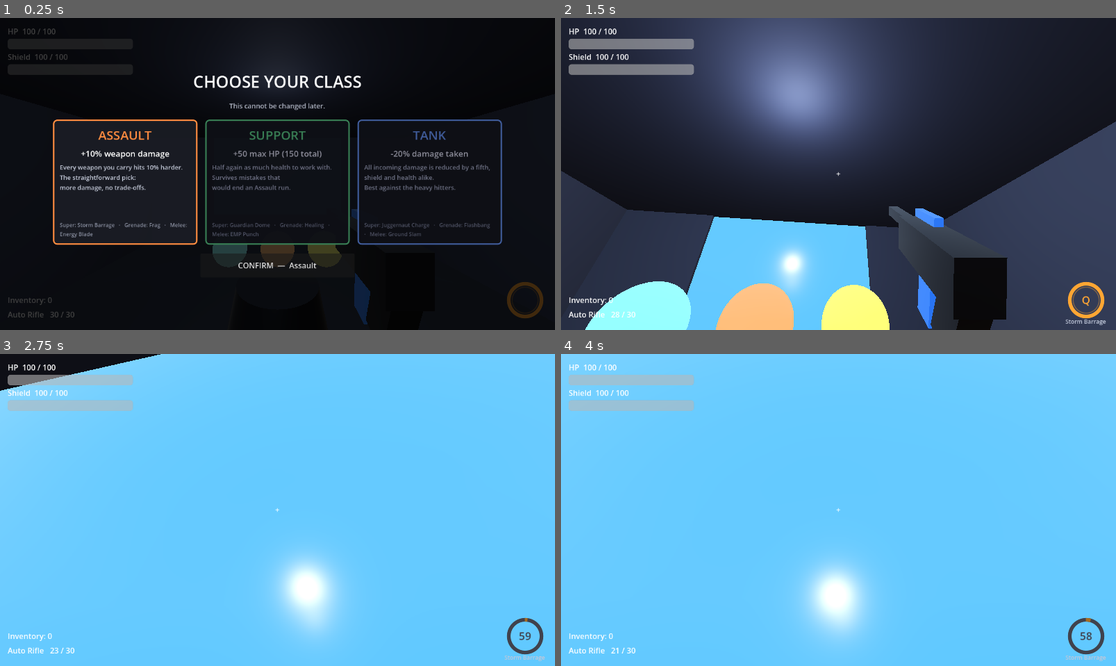
Above: before the commit, frames 1-4 (two rows, left to right).
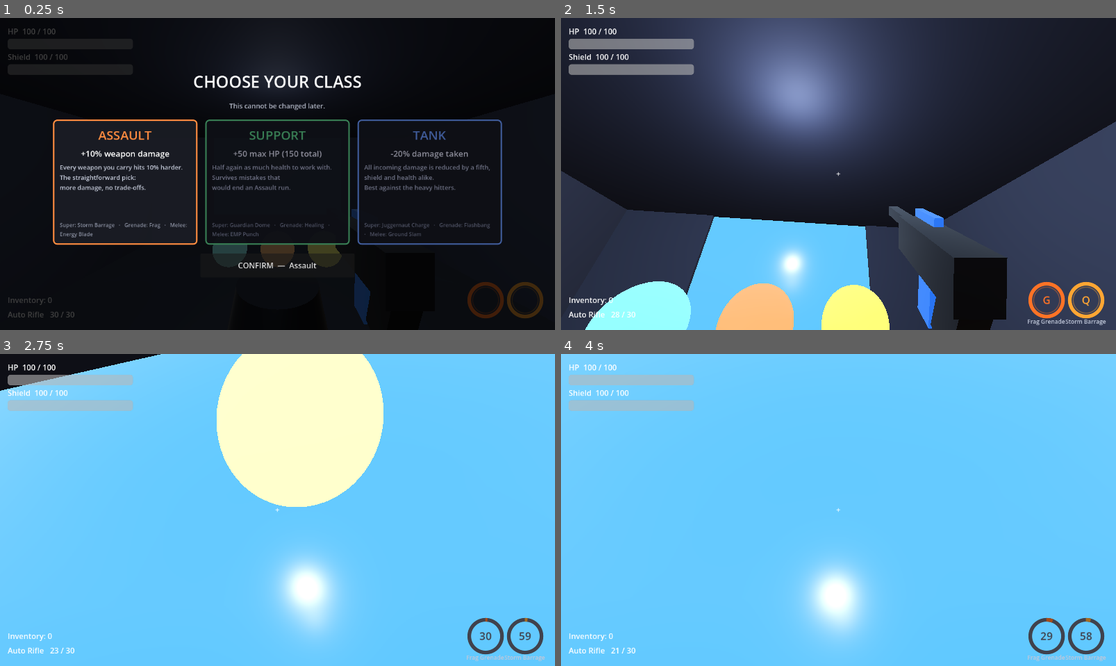
Above: after the commit, the same moments.

Repository: vasilisbit/The_Risen
Game: Godot game, scene res://scenes/hub/hub.tscn
The game is run twice, just before and just after one commit, with the same random seed, the same clock (stepped at 60 frames per second) and the same inputs.
Inputs (mouse positions are in pixels of both pictures, inside the frame that each line leads up to):
- Up to frame 1 (0.25 s): no input
- Up to frame 2 (1.5 s): click "CONFIRM — Assault" at 0.5 s; tap Enter at 1.25 s; move the mouse to (866, 174) at 1.27 s; press the mouse at (866, 174) at 1.28 s; hold W (move_forward) from 1.28 s (still down)
- Up to frame 3 (2.75 s): keep holding W (move_forward); tap Space (jump) at 1.52, 2.27 s; tap Q (super) at 1.55, 2.1 s; move the mouse to (249, 510) at 2.02 s; release the mouse at (249, 510) at 2.03 s; tap G (grenade, bound only after the commit) at 2.3 s
- Up to frame 4 (4 s): keep holding W (move_forward); move the mouse to (849, 503) at 2.77 s; hold G (grenade, bound only after the commit) 2.78-3.53 s; click (849, 503) at 3.05 s; move the mouse to (832, 516) at 3.52 s; click (832, 516) at 3.6 s; tap Space (jump) at 3.77 s; tap Q (super) at 3.8 s

The runs differ from the first frame. In frame 1, 0.2% of the frame differs, in the area x 84-91%, y 84-97%; in frame 2, 0.4%; in frame 3, 13%, in the area x 39-91%, y 0-99%; in frame 4, 0.3%.

Commit message:
feat(t-0024): Implement grenade system for the 3 classes
One GrenadeAbility throws for all three classes — the throw is identical and
only the payload differs, so the grenade script is data in CLASS_STATS rather
than three more Ability subclasses. It reads GRENADE_NAME / GRENADE_COLOR off
the payload, so each grenade owns its own presentation. 30 s cooldown, new
`grenade` input action bound to G.

Grenades are real RigidBody3D bodies, so the arc comes from the physics engine
and they bounce off geometry and roll down slopes on their own.

- Frag (Assault): 150 damage in a 4 m radius, flat across the radius rather
  than with falloff — same reasoning as the Exploder's hard-radius AoE.
- Healing (Support): a 5 m HealZone restoring 50 HP over 5 s. The card
  specifies a zone over time rather than the GDD's instant heal, so you have
  to hold the ground you threw it on. Capped at max HP including the Support
  class bonus, so it tops up to 150 rather than 100.
- Flashbang (Tank): blinds every enemy within 5 m for 5 s, no damage.

Blinded enemies use a new EnemyBase.stun(): they stop acting entirely but
still fall under gravity, so a flashbanged Rusher on a ledge doesn't hang in
mid-air. Each enemy subclass gained a two-line guard after its `_dead` check
(6 files) rather than being frozen with set_physics_process(false), which
would have stopped gravity too.

Ability gained a per-ability `cooldown_time` (supers keep 60 s, grenades use
30 s, melee will use 5 s) and an `input_prompt` for the HUD. The cooldown HUD
now supports multiple slots: the grenade ring sits left of the super ring.

Throw tuning is measured, not derived. At the first-pass 12 m/s the grenade
was still airborne at the fuse and "landed" 15.2 m out; at 0.35 bounce it then
rolled on to 13.4 m. Now 10.5 m/s with heavier damping: touches down at 8.5 m,
rolls 1.2 m, comes to rest at 9.7 m with a 3 m arc peak.

Note: GDScript forbids a subclass shadowing a parent constant, so the Grenade
base keeps its fallbacks as DEFAULT_NAME / DEFAULT_COLOR and only subclasses
declare GRENADE_NAME / GRENADE_COLOR.

Verified in-engine: each class gets its own grenade at 30 s with a G prompt
and its own HUD ring; Frag killed all 5 targets at 150 HP inside 4 m and left
one at 6 m untouched; Healing took the player 50 -> 60 -> 70 -> 80 -> 90 ->
100 across exactly 5 s; Flashbang blinded 3 enemies for 5 s with zero
horizontal drift (they were moving 1.5-2.2 m/s while chasing) and dealt no
damage; a second throw is refused during the cooldown; both HUD rings render
bottom-right without overlapping. Regressions re-tested: Rusher still closes
and hits for 150, Shooter still fires for 100, Ember Tyrant still transitions
to phase B and holds its shield against 99999 (and can itself be flashbanged
without losing phase state). Headless import clean.

Diff:
--- a/project.godot
+++ b/project.godot
@@ -103,3 +103,8 @@
 "events": [Object(InputEventKey,"resource_local_to_scene":false,"resource_name":"","device":-1,"window_id":0,"alt_press …(190 unchanged characters)…
 ]
 }
+grenade={
+"deadzone": 0.5,
+"events": [Object(InputEventKey,"resource_local_to_scene":false,"resource_name":"","device":-1,"window_id":0,"alt_pressed":false,"shift_pressed":false,"ctrl_pressed":false,"meta_pressed":false,"pressed":false,"keycode":71,"physical_keycode":0,"key_label":0,"unicode":0,"location":0,"echo":false,"script":null)
+]
+}
--- a/scripts/ability.gd
+++ b/scripts/ability.gd
@@ -12,9 +12,14 @@
 
 const COOLDOWN := 60.0            # s, all three supers (GDD §2.4)
 
-## Display name / colour used by the cooldown HUD.
+## Per-ability cooldown. Supers keep the 60 s default; grenades (T-0024) set
+## 30 s and melee (T-0025) 5 s, so the slots can't share one constant.
+var cooldown_time: float = COOLDOWN
+
+## Display name / colour / key prompt used by the cooldown HUD.
 var ability_name: String = "Super"
 var ability_color: Color = Color(1, 1, 1)
+var input_prompt: String = "Q"
 
 var _cooldown_left: float = 0.0
 
@@ -41,7 +46,9 @@
 
 ## 0.0 while fully on cooldown, 1.0 when ready — what the radial HUD fills to.
 func cooldown_fraction() -> float:
-	return 1.0 - (_cooldown_left / COOLDOWN)
+	if cooldown_time <= 0.0:
+		return 1.0
+	return 1.0 - (_cooldown_left / cooldown_time)
 
 
 ## Fire the super. Returns false (and does nothing) if still on cooldown, which
@@ -52,7 +59,7 @@
 		return false
 	if player == null or not is_instance_valid(player):
 		return false
-	_cooldown_left = COOLDOWN
+	_cooldown_left = cooldown_time
 	_execute()
 	activated.emit()
 	return true
--- a/scripts/ability_hud.gd
+++ b/scripts/ability_hud.gd
@@ -8,9 +8,13 @@
 const RADIUS := 34.0
 const THICKNESS := 7.0
 const MARGIN := Vector2(28, 28)
+const GAP := 14.0                 # horizontal space between adjacent rings
 const DIM := Color(0.25, 0.26, 0.30)
 
 var ability: Ability
+## Which slot this ring occupies, counting right-to-left from the corner:
+## 0 = super (rightmost), 1 = grenade, 2 = melee (T-0025).
+var slot: int = 0
 
 var _centre: Label
 var _name_label: Label
@@ -24,9 +28,10 @@
 	anchor_top = 1.0
 	anchor_right = 1.0
 	anchor_bottom = 1.0
-	offset_left = -(RADIUS * 2.0 + MARGIN.x)
+	var shift := float(slot) * (RADIUS * 2.0 + GAP)
+	offset_left = -(RADIUS * 2.0 + MARGIN.x) - shift
 	offset_top = -(RADIUS * 2.0 + MARGIN.y)
-	offset_right = -MARGIN.x
+	offset_right = -MARGIN.x - shift
 	offset_bottom = -MARGIN.y
 	mouse_filter = Control.MOUSE_FILTER_IGNORE
 	_build_labels()
@@ -37,10 +42,10 @@
 		visible = false
 		return
 	visible = true
-	# One centre label: the "Q" prompt when the super is usable, otherwise the
+	# One centre label: the key prompt when the ability is usable, otherwise the
 	# seconds remaining. Showing both at once just made them overlap.
 	var ready_now := ability.is_ready()
-	_centre.text = "Q" if ready_now else str(int(ceil(ability.cooldown_left())))
+	_centre.text = ability.input_prompt if ready_now else str(int(ceil(ability.cooldown_left())))
 	_centre.modulate = ability.ability_color if ready_now else DIM
 	_name_label.text = ability.ability_name
 	queue_redraw()
--- a/scripts/ember_tyrant.gd
+++ b/scripts/ember_tyrant.gd
@@ -90,6 +90,8 @@
 
 func _physics_process(delta: float) -> void:
 	if _dead or _state == State.DYING:
+		return
+	if _tick_stun(delta):
 		return
 	if not is_on_floor():
 		velocity.y -= _gravity * delta
--- a/scripts/enemy_base.gd
+++ b/scripts/enemy_base.gd
@@ -31,6 +31,8 @@
 
 var max_health: float = 100.0
 var health: float = 100.0
+## Seconds of Flashbang blindness left; while > 0 the enemy takes no actions.
+var stun_left: float = 0.0
 var _dead: bool = false
 var _player: Node3D = null
 var _gravity: float = ProjectSettings.get_setting("physics/3d/default_gravity", 9.8)
@@ -56,6 +58,31 @@
 func _halt_horizontal() -> void:
 	velocity.x = 0.0
 	velocity.z = 0.0
+
+
+## Blind/stun this enemy (Flashbang, T-0024). Takes the longer of the current
+## and new duration so a second flash can't cut an existing one short.
+func stun(seconds: float) -> void:
+	stun_left = maxf(stun_left, seconds)
+
+
+func is_stunned() -> bool:
+	return stun_left > 0.0
+
+
+## Advance the stun timer and hold the enemy in place. Returns true while the
+## caller should skip the rest of its _physics_process — subclasses call this
+## right after their `_dead` guard. Gravity still applies, so a stunned enemy
+## falls instead of hanging in mid-air.
+func _tick_stun(delta: float) -> bool:
+	if stun_left <= 0.0:
+		return false
+	stun_left = maxf(0.0, stun_left - delta)
+	if not is_on_floor():
+		velocity.y -= _gravity * delta
+	_halt_horizontal()
+	move_and_slide()
+	return true
 
 
 ## Horizontal steering direction toward a NavigationAgent3D waypoint. The
--- a/scripts/exploder.gd
+++ b/scripts/exploder.gd
@@ -49,6 +49,8 @@
 func _physics_process(delta: float) -> void:
 	_pulse(delta)
 	if _dead:
+		return
+	if _tick_stun(delta):
 		return
 	if not is_on_floor():
 		velocity.y -= _gravity * delta
--- /dev/null
+++ b/scripts/flash_grenade.gd
@@ -0,0 +1,39 @@
+class_name FlashGrenade
+extends Grenade
+
+## Tank grenade (T-0024, GDD §2.4): blinds every enemy within 5 m for 5 s and
+## deals no damage at all. Blinded enemies stop acting entirely (EnemyBase.stun)
+## — no chasing, aiming, shooting or detonating — but still fall under gravity,
+## so a flashbanged Rusher on a ledge doesn't hang in mid-air.
+
+const GRENADE_NAME := "Flashbang"
+const GRENADE_COLOR := Color(1.0, 0.97, 0.75)
+
+const BLIND_DURATION := 5.0
+const RADIUS := 5.0
+
+## How many enemies the last detonation blinded — exposed for tests.
+var blinded: int = 0
+
+
+func _detonate() -> void:
+	blinded = 0
+	for e in _enemies_in(RADIUS):
+		if e.has_method("stun"):
+			e.stun(BLIND_DURATION)
+			blinded += 1
+	_burst(global_position, GRENADE_COLOR, RADIUS * 2.0, 0.25)
+	_flash_screen()
+
+
+## A brief white bloom at the blast, standing in for a real screen flash.
+func _flash_screen() -> void:
+	var light := OmniLight3D.new()
+	light.omni_range = RADIUS * 3.0
+	light.light_energy = 8.0
+	light.light_color = GRENADE_COLOR
+	_host().add_child(light)
+	light.global_position = global_position + Vector3(0, 0.5, 0)
+	var tw := light.create_tween()
+	tw.tween_property(light, "light_energy", 0.0, 0.5)
+	tw.tween_callback(light.queue_free)
--- /dev/null
+++ b/scripts/frag_grenade.gd
@@ -0,0 +1,21 @@
+class_name FragGrenade
+extends Grenade
+
+## Assault grenade (T-0024, GDD §2.4): 150 damage in a 4 m radius.
+## Flat damage across the radius rather than falloff — same reasoning as the
+## Exploder's hard-radius AoE: deterministic and testable, and at 4 m there is
+## not enough room for falloff to read as anything but inconsistency.
+
+const GRENADE_NAME := "Frag Grenade"
+const GRENADE_COLOR := Color(1.0, 0.45, 0.15)
+
+const DAMAGE := 150.0
+const RADIUS := 4.0
+
+
+func _detonate() -> void:
+	var here := global_position
+	for e in _enemies_in(RADIUS):
+		if e.has_method("take_damage"):
+			e.take_damage(DAMAGE)
+	_burst(here, GRENADE_COLOR, RADIUS * 2.0, 0.35)
--- /dev/null
+++ b/scripts/grenade.gd
@@ -0,0 +1,158 @@
+class_name Grenade
+extends RigidBody3D
+
+## Base thrown grenade (T-0024). A real RigidBody3D so the throw follows a
+## physics arc and bounces off geometry, rather than a scripted parabola.
+## Subclasses (frag / healing / flash) declare their identity through the
+## constants below and implement _detonate().
+##
+## The ability that throws these reads GRENADE_NAME / GRENADE_COLOR off the
+## subclass, so the payload owns its own presentation. Those two names are
+## declared ONLY in subclasses — GDScript forbids shadowing a parent constant,
+## so the base keeps its fallbacks under different names.
+
+const DEFAULT_NAME := "Grenade"
+const DEFAULT_COLOR := Color(0.8, 0.8, 0.8)
+
+const FUSE := 1.5                 # s from throw to detonation
+const BODY_RADIUS := 0.16
+const MASS := 0.6
+## Bounce/roll: lively enough to skip off a wall, damped enough to settle near
+## where it lands. At 0.35 bounce / 0.6 friction a level throw touched down at
+## ~10 m and then rolled on to 13.4 m, which made placement guesswork.
+const BOUNCE := 0.12
+const FRICTION := 1.0
+const ANGULAR_DAMP := 5.0
+const LINEAR_DAMP := 0.5
+
+var _fuse_left: float = FUSE
+var _detonated: bool = false
+var _mat: StandardMaterial3D
+
+
+func _ready() -> void:
+	add_to_group("grenade")
+	mass = MASS
+	# Collide with the world (layer 1) but sit on its own layer so the
+	# grenade can never be shot or targeted like an enemy.
+	collision_layer = 0
+	collision_mask = 1
+	continuous_cd = true           # a fast throw must not tunnel through walls
+	angular_damp = ANGULAR_DAMP
+	linear_damp = LINEAR_DAMP
+	_build_body()
+
+
+func _physics_process(delta: float) -> void:
+	if _detonated:
+		return
+	_fuse_left -= delta
+	_pulse()
+	if _fuse_left <= 0.0:
+		detonate()
+
+
+## Launch along `dir` at `speed`. Called by the throwing ability.
+func throw(from: Vector3, dir: Vector3, speed: float) -> void:
+	global_position = from
+	linear_velocity = dir.normalized() * speed
+	# A little spin so it visibly tumbles through the arc.
+	angular_velocity = Vector3(randf_range(-6, 6), randf_range(-6, 6), randf_range(-6, 6))
+
+
+## Fire the effect once, then clean up. Public so tests can trigger it early.
+func detonate() -> void:
+	if _detonated:
+		return
+	_detonated = true
+	_detonate()
+	queue_free()
+
+
+## Subclass hook — the actual effect, at global_position.
+func _detonate() -> void:
+	pass
+
+
+# --- shared helpers ---------------------------------------------------------
+
+func _host() -> Node:
+	var host := get_tree().current_scene
+	return host if host != null else get_tree().root
+
+
+## Living enemies within `radius` of this grenade.
+func _enemies_in(radius: float) -> Array:
+	var found: Array = []
+	var here := global_position
+	for e in get_tree().get_nodes_in_group("enemy"):
+		if not is_instance_valid(e) or not (e is Node3D):
+			continue
+		if (e as Node3D).global_position.distance_to(here) <= radius:
+			found.append(e)
+	return found
+
+
+func _build_body() -> void:
+	var col := CollisionShape3D.new()
+	var shape := SphereShape3D.new()
+	shape.radius = BODY_RADIUS
+	col.shape = shape
+	add_child(col)
+
+	var phys := PhysicsMaterial.new()
+	phys.bounce = BOUNCE
+	phys.friction = FRICTION
+	physics_material_override = phys
+
+	var mi := MeshInstance3D.new()
+	var sphere := SphereMesh.new()
+	sphere.radius = BODY_RADIUS
+	sphere.height = BODY_RADIUS * 2.0
+	mi.mesh = sphere
+	_mat = StandardMaterial3D.new()
+	_mat.albedo_color = _colour().darkened(0.5)
+	_mat.emission_enabled = true
+	_mat.emission = _colour()
+	_mat.emission_energy_multiplier = 1.5
+	mi.material_override = _mat
+	add_child(mi)
+
+
+## Blink faster as the fuse runs down, so the throw is readable in flight.
+func _pulse() -> void:
+	if _mat == null:
+		return
+	var t := 1.0 - clampf(_fuse_left / FUSE, 0.0, 1.0)
+	var rate := lerpf(4.0, 18.0, t)
+	var wave := 0.5 + 0.5 * sin(_fuse_left * rate)
+	_mat.emission_energy_multiplier = lerpf(1.0, 5.0, wave)
+
+
+## Subclasses declare GRENADE_COLOR; read it off the actual script.
+func _colour() -> Color:
+	var c: Variant = get_script().get_script_constant_map().get("GRENADE_COLOR", DEFAULT_COLOR)
+	return c if c is Color else DEFAULT_COLOR
+
+
+## Expanding translucent sphere marking the effect radius.
+func _burst(at: Vector3, color: Color, size: float, time: float) -> void:
+	var vfx := MeshInstance3D.new()
+	var sphere := SphereMesh.new()
+	sphere.radius = 0.5
+	sphere.height = 1.0
+	vfx.mesh = sphere
+	var m := StandardMaterial3D.new()
+	m.albedo_color = Color(color, 0.6)
+	m.emission_enabled = true
+	m.emission = color
+	m.emission_energy_multiplier = 4.5
+	m.transparency = BaseMaterial3D.TRANSPARENCY_ALPHA
+	vfx.material_override = m
+	_host().add_child(vfx)
+	vfx.global_position = at
+	vfx.scale = Vector3.ONE * 0.3
+	var tw := vfx.create_tween()
+	tw.tween_property(vfx, "scale", Vector3.ONE * size, time)
+	tw.parallel().tween_property(m, "albedo_color:a", 0.0, time)
+	tw.tween_callback(vfx.queue_free)
--- /dev/null
+++ b/scripts/grenade_ability.gd
@@ -0,0 +1,76 @@
+class_name GrenadeAbility
+extends Ability
+
+## Grenade throw (T-0024). One ability for all three classes — the throw is
+## identical, only the payload differs, so the class picks a grenade script and
+## this reads the payload's own GRENADE_NAME / GRENADE_COLOR for the HUD.
+##
+## 30 s cooldown, bound to G. The grenade is a real RigidBody3D launched with an
+## impulse, so the arc comes from the physics engine rather than a scripted
+## parabola — it bounces off walls and rolls down slopes on its own.
+
+const GRENADE_COOLDOWN := 30.0
+
+## Tuned in-engine so a level throw LANDS ~10 m away (card: "τόξο 10m") with
+## roughly 20 degrees of loft, touching down around 1.0 s — comfortably inside
+## the 1.5 s fuse, so the grenade comes to rest near the target instead of
+## airbursting mid-arc. The first pass at 12 m/s was still flying at the fuse
+## and "landed" 15 m out.
+const THROW_SPEED := 10.5
+const THROW_LOFT := 0.36          # upward component added to the aim direction
+const MUZZLE_FORWARD := 0.6       # spawn ahead of the camera, not inside it
+
+## Path to the Grenade subclass this class throws. Set by the Guardian.
+var grenade_script: String = ""
+
+
+func _init() -> void:
+	cooldown_time = GRENADE_COOLDOWN
+	ability_name = "Grenade"
+	ability_color = Color(0.8, 0.8, 0.8)
+	input_prompt = "G"
+
+
+## Pull the payload's identity into the HUD. Called after grenade_script is set.
+func refresh_identity() -> void:
+	var script := load(grenade_script) if grenade_script != "" else null
+	if script == null:
+		return
+	var consts: Dictionary = script.get_script_constant_map()
+	ability_name = String(consts.get("GRENADE_NAME", "Grenade"))
+	var c: Variant = consts.get("GRENADE_COLOR", ability_color)
+	if c is Color:
+		ability_color = c
+
+
+func _execute() -> void:
+	var script := load(grenade_script) if grenade_script != "" else null
+	if script == null:
+		return
+	var g := script.new() as Grenade
+	if g == null:
+		return
+	_host().add_child(g)
+	var from := _throw_origin()
+	g.throw(from, _throw_dir(), THROW_SPEED)
+
+
+## Throw from the camera so the arc starts where the player is looking, not
+## from the body's feet.
+func _throw_origin() -> Vector3:
+	var cam := _camera()
+	if cam == null:
+		return player.global_position + Vector3(0, 1.5, 0)
+	return cam.global_position + (-cam.global_transform.basis.z) * MUZZLE_FORWARD
+
+
+func _throw_dir() -> Vector3:
+	var cam := _camera()
+	var forward := -cam.global_transform.basis.z if cam != null else -player.global_transform.basis.z
+	return (forward + Vector3.UP * THROW_LOFT).normalized()
+
+
+func _camera() -> Camera3D:
+	if player == null or not is_instance_valid(player):
+		return null
+	return player.get_node_or_null("SpringArm3D/Camera3D") as Camera3D
--- a/scripts/guardian.gd
+++ b/scripts/guardian.gd
@@ -28,11 +28,14 @@
 ## Grenades and melee are T-0024 / T-0025.
 const CLASS_STATS := {
 	"Assault": {"damage_multiplier": 1.1, "max_health_bonus": 0.0, "damage_reduction": 0.0,
-		"super": "res://scripts/storm_barrage.gd"},
+		"super": "res://scripts/storm_barrage.gd",
+		"grenade": "res://scripts/frag_grenade.gd"},
 	"Support": {"damage_multiplier": 1.0, "max_health_bonus": 50.0, "damage_reduction": 0.0,
-		"super": "res://scripts/guardian_dome.gd"},
+		"super": "res://scripts/guardian_dome.gd",
+		"grenade": "res://scripts/healing_grenade.gd"},
 	"Tank":    {"damage_multiplier": 1.0, "max_health_bonus": 0.0, "damage_reduction": 0.2,
-		"super": "res://scripts/juggernaut_charge.gd"},
+		"super": "res://scripts/juggernaut_charge.gd",
+		"grenade": "res://scripts/flash_grenade.gd"},
 }
 
 signal health_changed(current: float, maximum: float)
@@ -62,8 +65,9 @@
 var invulnerable: bool = false
 ## Scales melee damage — Juggernaut Charge sets 3.0. Read by T-0025's melee.
 var melee_multiplier: float = 1.0
-## This class's super ability (T-0023). Rebuilt whenever the class changes.
-var super_ability: Ability
+## This class's ability kit. Both rebuilt whenever the class changes.
+var super_ability: Ability          # T-0023, Q
+var grenade_ability: Ability        # T-0024, G
 
 var _air_speed: float = WALK_SPEED     # horizontal speed locked in at take-off
 var _knockback: Vector3 = Vector3.ZERO
@@ -73,7 +77,8 @@
 var _gravity: float = ProjectSettings.get_setting("physics/3d/default_gravity", 9.8)
 var _spawn_point: Vector3
 var _death_screen: CanvasLayer
-var _ability_hud: Control
+var _super_hud: Control
+var _grenade_hud: Control
 
 const RESPAWN_DELAY := 2.5    # s before respawning at the spawn point
 const FALL_PENALTY := 10.0    # HP lost on a fall respawn (GDD §3.3)
@@ -110,9 +115,12 @@
 		take_damage(DEBUG_DAMAGE_AMOUNT)
 	elif event.is_action_pressed("super"):
 		# Ability.activate() no-ops and returns false while on cooldown, so
-		# "Q only fires when ready" holds for all three classes in one place.
+		# "only fires when ready" holds for every class and slot in one place.
 		if not is_dead and super_ability != null:
 			super_ability.activate()
+	elif event.is_action_pressed("grenade"):
+		if not is_dead and grenade_ability != null:
+			grenade_ability.activate()
 
 
 func _physics_process(delta: float) -> void:
@@ -196,27 +204,52 @@
 	if health <= 0.0:
 		health = max_hp()
 	_apply_class_weapon_bonus(float(stats["damage_multiplier"]))
-	_build_super(String(stats.get("super", "")))
+	_build_kit(stats)
 	health_changed.emit(health, max_hp())
 
 
-## Swap in this class's super (T-0023). Replaces any existing one, so changing
-## class mid-session can't leave the previous class's ability attached.
-func _build_super(script_path: String) -> void:
+## Swap in this class's ability kit — super (T-0023) and grenade (T-0024).
+## Both are replaced outright, so changing class mid-session can't leave the
+## previous class's abilities attached.
+func _build_kit(stats: Dictionary) -> void:
 	if super_ability != null and is_instance_valid(super_ability):
 		super_ability.queue_free()
-	super_ability = null
+	if grenade_ability != null and is_instance_valid(grenade_ability):
+		grenade_ability.queue_free()
+	super_ability = _make_ability(String(stats.get("super", "")))
+
+	# All three classes throw with the same ability; only the payload differs,
+	# so the grenade script is data rather than another Ability subclass.
+	var grenade_path := String(stats.get("grenade", ""))
+	if grenade_path != "":
+		var g := GrenadeAbility.new()
+		g.grenade_script = grenade_path
+		g.refresh_identity()          # takes its name/colour from the payload
+		g.player = self
+		add_child(g)
+		grenade_ability = g
+	else:
+		grenade_ability = null
+
+	_bind_hud(_super_hud, super_ability)
+	_bind_hud(_grenade_hud, grenade_ability)
+
+
+func _make_ability(script_path: String) -> Ability:
 	if script_path == "":
-		return
+		return null
 	var script := load(script_path)
 	if script == null:
-		return
+		return null
 	var ability := script.new() as Ability
 	ability.player = self
 	add_child(ability)
-	super_ability = ability
-	if _ability_hud:
-		_ability_hud.ability = ability
+	return ability
+
+
+func _bind_hud(hud: Control, ability: Ability) -> void:
+	if hud:
+		hud.ability = ability
 
 
 func _apply_class_weapon_bonus(mult: float) -> void:
@@ -367,15 +400,23 @@
 	shield_changed.emit(shield, MAX_SHIELD)
 
 
-## Radial super cooldown, bottom-right of the existing debug HUD layer.
+## Radial cooldown rings, bottom-right of the existing debug HUD layer.
+## Slot 0 is the rightmost (super), slot 1 sits to its left (grenade).
 func _build_ability_hud() -> void:
 	var layer := get_node_or_null("DebugHUD")
 	if layer == null:
 		return
-	_ability_hud = Control.new()
-	_ability_hud.name = "AbilityHUD"
-	_ability_hud.set_script(load("res://scripts/ability_hud.gd"))
-	layer.add_child(_ability_hud)
+	_super_hud = _make_ring(layer, "SuperHUD", 0)
+	_grenade_hud = _make_ring(layer, "GrenadeHUD", 1)
+
+
+func _make_ring(layer: Node, ring_name: String, slot: int) -> Control:
+	var ring := Control.new()
+	ring.name = ring_name
+	ring.set_script(load("res://scripts/ability_hud.gd"))
+	ring.slot = slot                  # must be set before _ready lays it out
+	layer.add_child(ring)
+	return ring
 
 
 func _build_death_screen() -> void:
--- /dev/null
+++ b/scripts/heal_zone.gd
@@ -0,0 +1,70 @@
+class_name HealZone
+extends Node3D
+
+## Lingering healing field left by the Support grenade (T-0024). Restores
+## `heal_per_second` to the player while they stand inside `radius`, for
+## `duration` seconds, then frees itself.
+##
+## Healing is capped at the player's max HP (including the Support class
+## bonus), so it tops up to 150 for a Support Guardian rather than 100.
+
+var radius: float = 5.0
+var duration: float = 5.0
+var heal_per_second: float = 10.0
+var tint: Color = Color(0.35, 0.95, 0.55)
+
+## Total HP actually restored — exposed for tests.
+var healed: float = 0.0
+
+var _life: float = 0.0
+var _mat: StandardMaterial3D
+
+
+func _ready() -> void:
+	add_to_group("heal_zone")
+	_build_visual()
+
+
+func _physics_process(delta: float) -> void:
+	_life += delta
+	if _life >= duration:
+		queue_free()
+		return
+	# Fade out over the zone's lifetime so its remaining time is readable.
+	if _mat:
+		_mat.albedo_color = Color(tint, lerpf(0.28, 0.04, _life / duration))
+
+	var player := get_tree().get_first_node_in_group("player")
+	if player == null or not (player is Node3D):
+		return
+	if player.get("is_dead"):
+		return
+	var flat: Vector3 = (player as Node3D).global_position - global_position
+	flat.y = 0.0
+	if flat.length() > radius:
+		return
+	var max_hp: float = player.max_hp() if player.has_method("max_hp") else 100.0
+	var before: float = player.health
+	player.health = minf(max_hp, player.health + heal_per_second * delta)
+	healed += player.health - before
+	if player.health != before and player.has_signal("health_changed"):
+		player.health_changed.emit(player.health, max_hp)
+
+
+func _build_visual() -> void:
+	var mi := MeshInstance3D.new()
+	var cyl := CylinderMesh.new()
+	cyl.top_radius = radius
+	cyl.bottom_radius = radius
+	cyl.height = 0.15
+	mi.mesh = cyl
+	_mat = StandardMaterial3D.new()
+	_mat.albedo_color = Color(tint, 0.28)
+	_mat.emission_enabled = true
+	_mat.emission = tint
+	_mat.emission_energy_multiplier = 2.0
+	_mat.transparency = BaseMaterial3D.TRANSPARENCY_ALPHA
+	_mat.cull_mode = BaseMaterial3D.CULL_DISABLED
+	mi.material_override = _mat
+	mi.position = Vector3(0, 0.08, 0)
+	add_child(mi)
--- /dev/null
+++ b/scripts/healing_grenade.gd
@@ -0,0 +1,28 @@
+class_name HealingGrenade
+extends Grenade
+
+## Support grenade (T-0024): a 5 m zone that restores 50 HP over 5 s.
+##
+## The card specifies a zone over time rather than the GDD's instant heal, so
+## it heals 10 HP/s while you stand in it — you have to hold the ground you
+## threw it on instead of topping up and walking away. It leaves a lingering
+## HealZone behind rather than healing on detonation, so the grenade body can
+## free itself as normal.
+
+const GRENADE_NAME := "Healing Grenade"
+const GRENADE_COLOR := Color(0.35, 0.95, 0.55)
+
+const HEAL_TOTAL := 50.0
+const DURATION := 5.0
+const RADIUS := 5.0
+
+
+func _detonate() -> void:
+	var zone := HealZone.new()
+	zone.radius = RADIUS
+	zone.duration = DURATION
+	zone.heal_per_second = HEAL_TOTAL / DURATION
+	zone.tint = GRENADE_COLOR
+	_host().add_child(zone)
+	zone.global_position = global_position
+	_burst(global_position, GRENADE_COLOR, RADIUS * 1.5, 0.35)
--- a/scripts/phantom.gd
+++ b/scripts/phantom.gd
@@ -38,6 +38,8 @@
 
 func _physics_process(delta: float) -> void:
 	if _dead:
+		return
+	if _tick_stun(delta):
 		return
 	if not is_on_floor():
 		velocity.y -= _gravity * delta
--- a/scripts/rusher.gd
+++ b/scripts/rusher.gd
@@ -26,6 +26,8 @@
 
 func _physics_process(delta: float) -> void:
 	if _dead:
+		return
+	if _tick_stun(delta):
 		return
 	if _attack_timer > 0.0:
 		_attack_timer -= delta
--- a/scripts/shielded_brute.gd
+++ b/scripts/shielded_brute.gd
@@ -44,6 +44,8 @@
 
 func _physics_process(delta: float) -> void:
 	if _dead:
+		return
+	if _tick_stun(delta):
 		return
 	_melee_timer = maxf(0.0, _melee_timer - delta)
 	_slam_timer = maxf(0.0, _slam_timer - delta)
--- a/scripts/shooter.gd
+++ b/scripts/shooter.gd
@@ -38,6 +38,8 @@
 
 func _physics_process(delta: float) -> void:
 	if _dead:
+		return
+	if _tick_stun(delta):
 		return
 	if _shoot_timer > 0.0:
 		_shoot_timer -= delta
Not shown, added: scripts/flash_grenade.gd.uid
Not shown, added: scripts/frag_grenade.gd.uid
Not shown, added: scripts/grenade.gd.uid
Not shown, added: scripts/grenade_ability.gd.uid
Not shown, added: scripts/heal_zone.gd.uid
Not shown, added: scripts/healing_grenade.gd.uid
